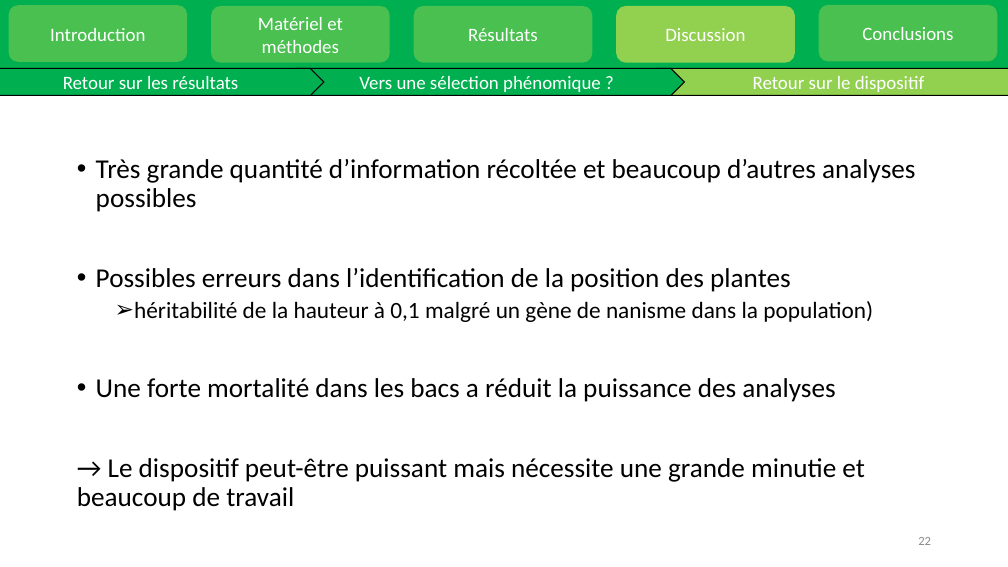
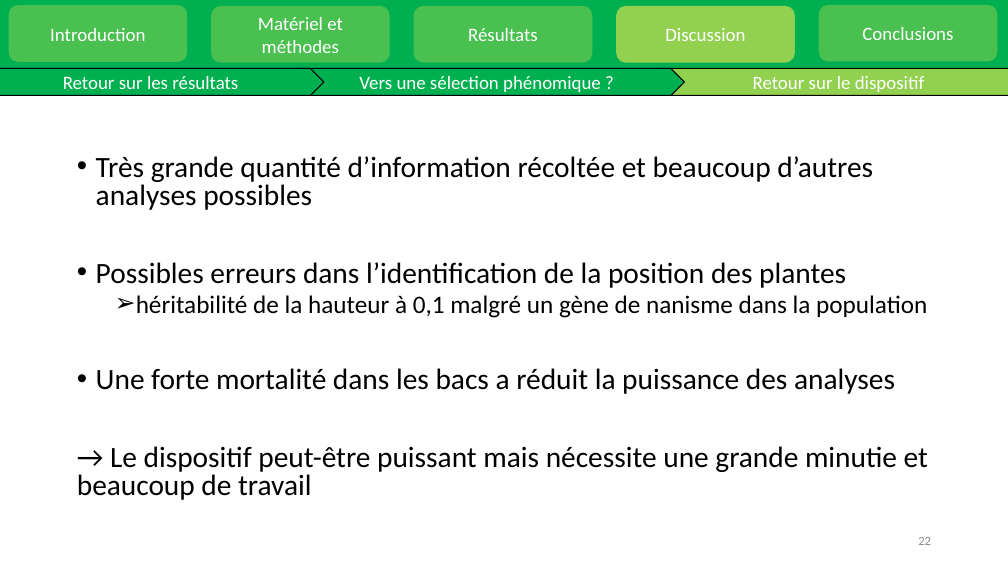
Before and after one commit to martinEcarnot/Stage_CBienvenu_2023, a slide deck: slide 22 of présentation-v1.pptx. Drawn at 1008x567 pixels with LibreOffice and Linux fonts; fonts in the diff are those of the drawing. Boxes give left, top, right and bottom in pixels: in the first picture for what was removed or moved away, otherwise in the second. Text is boxed around its words. In the diff, an @@ line names an element or a change of style, - is before the commit and + after.

```diff
--- a/présentation-v1.pptx
+++ b/présentation-v1.pptx
@@ text at bbox=[77, 156, 928, 500]: size 25.9 to 28 pt in "Très grande quantité d’information récoltée et beaucoup ...", "Possibles erreurs dans l’identification de la position ...", "Une forte mortalité dans les bacs a ...", "→ Le dispositif peut-être puissant mais nécessite ..."; line spacing 0.9 to 0.8 @@
@@ text at bbox=[136, 295, 927, 318]: text changed; size 22.2 to 24 pt @@
-  ➢ héritabilité de la hauteur à 0,1 malgré un gène de nanisme dans la population)
+  ➢ héritabilité de la hauteur à 0,1 malgré un gène de nanisme dans la population
```
Also in this commit, not shown: 1 other slide changed, 10 other files.
